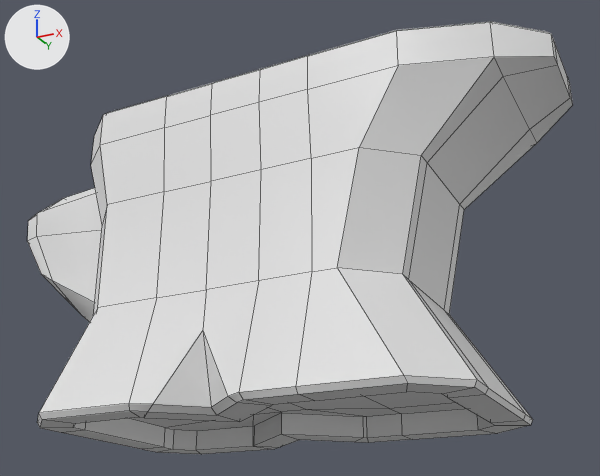
One commit to the Blender file resources/anvil.blend: the scene before it, then after it.
Before and after are seen from a 50 mm lens placed at (0.95, -1.758, -0.721), pointed at (0.064, 0.014, 0.076). Arrows for +X, +Y and +Z are at upper left; the lights stay in place. Mesh edges are drawn as thin lines.

Objects in the first picture: 'AnvilMesh'.
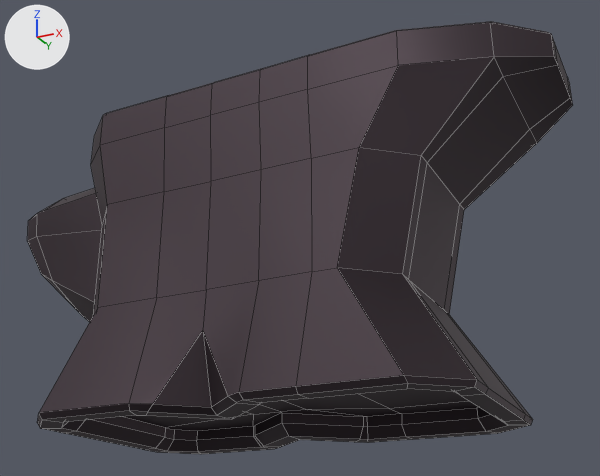
Location of each change, (x1, y1, x2, y2) in pixels of the pictures (600 x 476 px; the box of a moved part takes in the faces that stretch with it):
part 1 of me_cube_002, moved or reshaped
    both: (40, 383, 530, 454)
part 2 of me_cube_002, recoloured (white to grey)
    both: (28, 21, 573, 431)

Patch to the scene script:
```diff
--- a/resources/anvil.blend.py
+++ b/resources/anvil.blend.py
@@ mat_material_001 @@
+mat_material_001 = principled_material('Material.001')
+mat_material_001.base_color = (0.0708, 0.0533, 0.0636)  # dark grey #4b4147
+mat_material_001.metallic = 0.906
+mat_material_001.roughness = 0.606
@@ me_cube_002 @@
 # used by ob_anvilmesh; location = (0.0, 0.0, 0.0)
-me_cube_002.from_pydata(...)  # 274 vertices, 260 faces; spans x -0.82..0.76, y -0.34..0.34, z -0.4..0.41
+me_cube_002.from_pydata(...)  # 298 vertices, 284 faces; spans x -0.82..0.76, y -0.34..0.34, z -0.4..0.41
+# me_cube_002 part 1
+# 24 vertices are removed from x -0.43..0.48, y -0.25..0.25, z -0.4
+# 48 faces are deleted
+# 43 vertices are added at x -0.45..0.51, y -0.28..0.28, z -0.4..-0.37
+# 5 new vertices lie (0.0, 0.06, 0.0) away from vertices in x -0.45..0.51, y -0.22..0.16, z -0.4
+# 72 new faces join them
+# me_cube_002 part 2: 212 faces spanning x -0.82..0.76, y -0.34..0.34, z -0.4..0.41 switch from no material to mat_material_001 (dark grey #4b4147)
```
